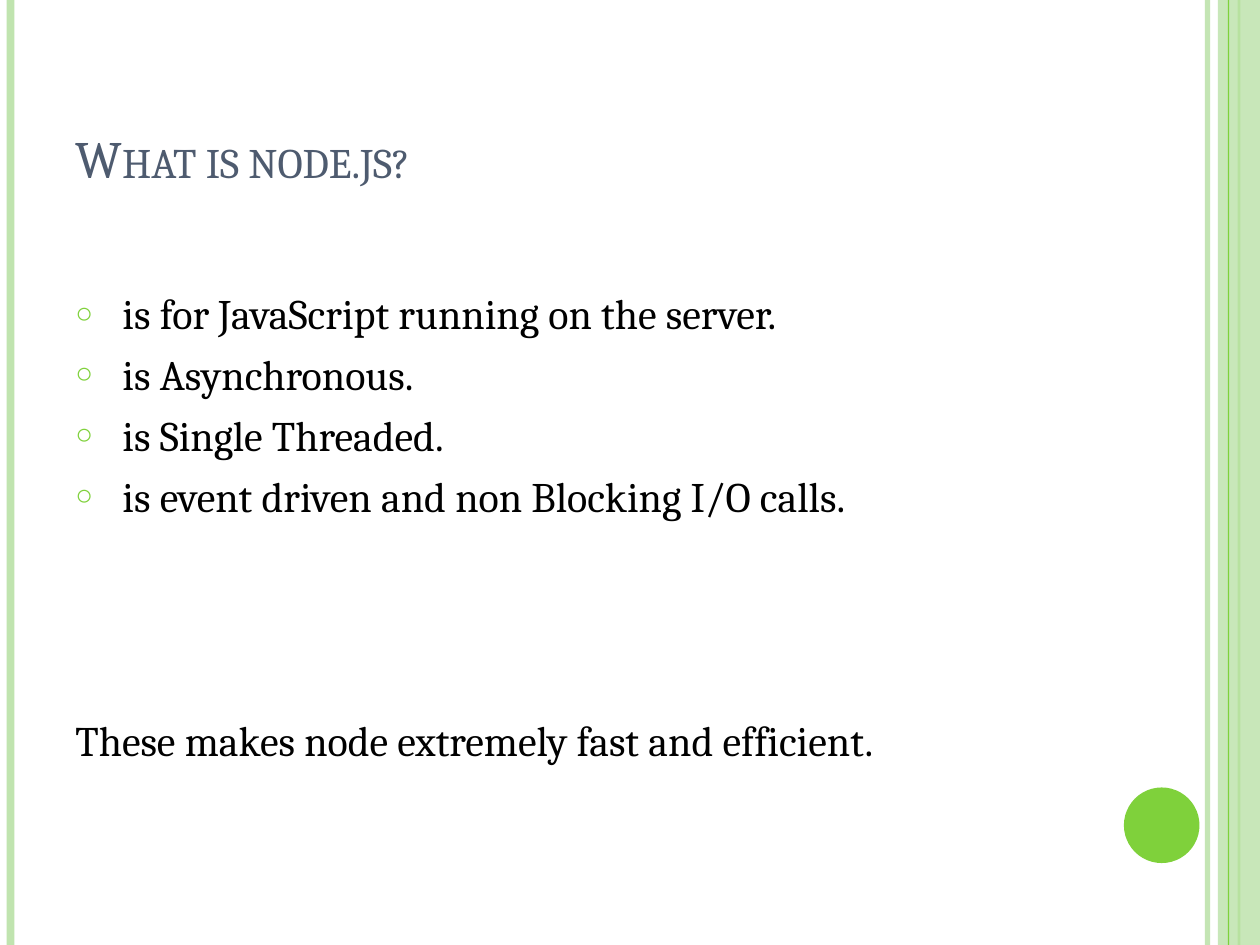
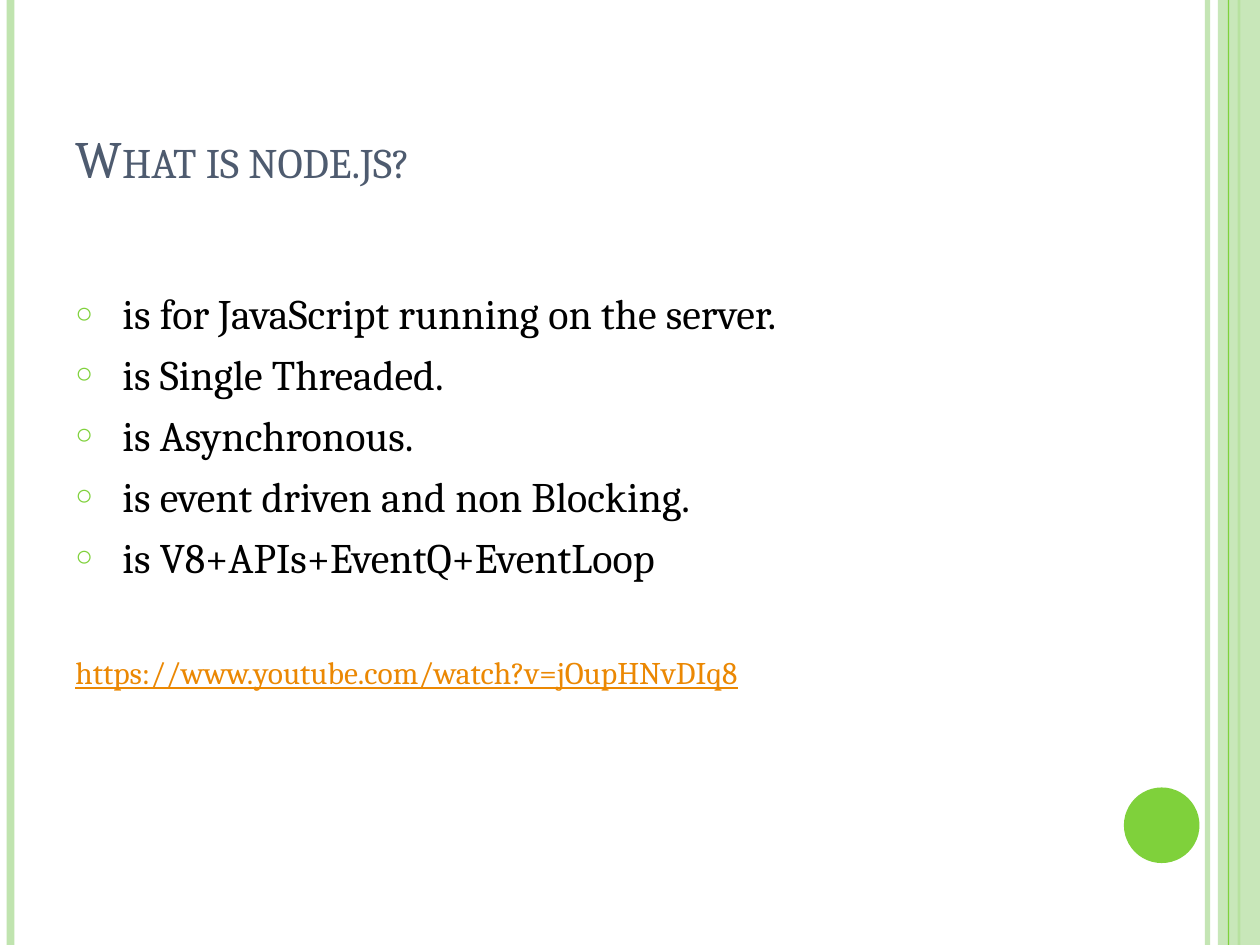
Before and after one commit to lakshmikanthadn/FresherTraining2018-NodeJS, a slide deck: slide 6 of Node js.pptx (slide 4 before the commit). Drawn at 1260x945 pixels with LibreOffice and Linux fonts; fonts in the diff are those of the drawing. Boxes give left, top, right and bottom in pixels: in the first picture for what was removed or moved away, otherwise in the second. Text is boxed around its words. In the diff, an @@ line names an element or a change of style, - is before the commit and + after.

Commit message:
add more slides

```diff
--- a/Node js.pptx
+++ b/Node js.pptx
@@ text at box(122, 360, 444, 400): paragraph added @@
+○ is Single Threaded.
@@ text at box(75, 482, 737, 691): text changed @@
-○ is Single Threaded.
-○ is event driven and non Blocking I/O calls.
-These makes node extremely fast and efficient.
+○ is event driven and non Blocking.
+○ is V8+APIs+EventQ+EventLoop
+https://www.youtube.com/watch?v=jOupHNvDIq8
```
Also in this commit, not shown: 3 other slides changed, 8 slides added, 5 slides removed, 3 other files.
